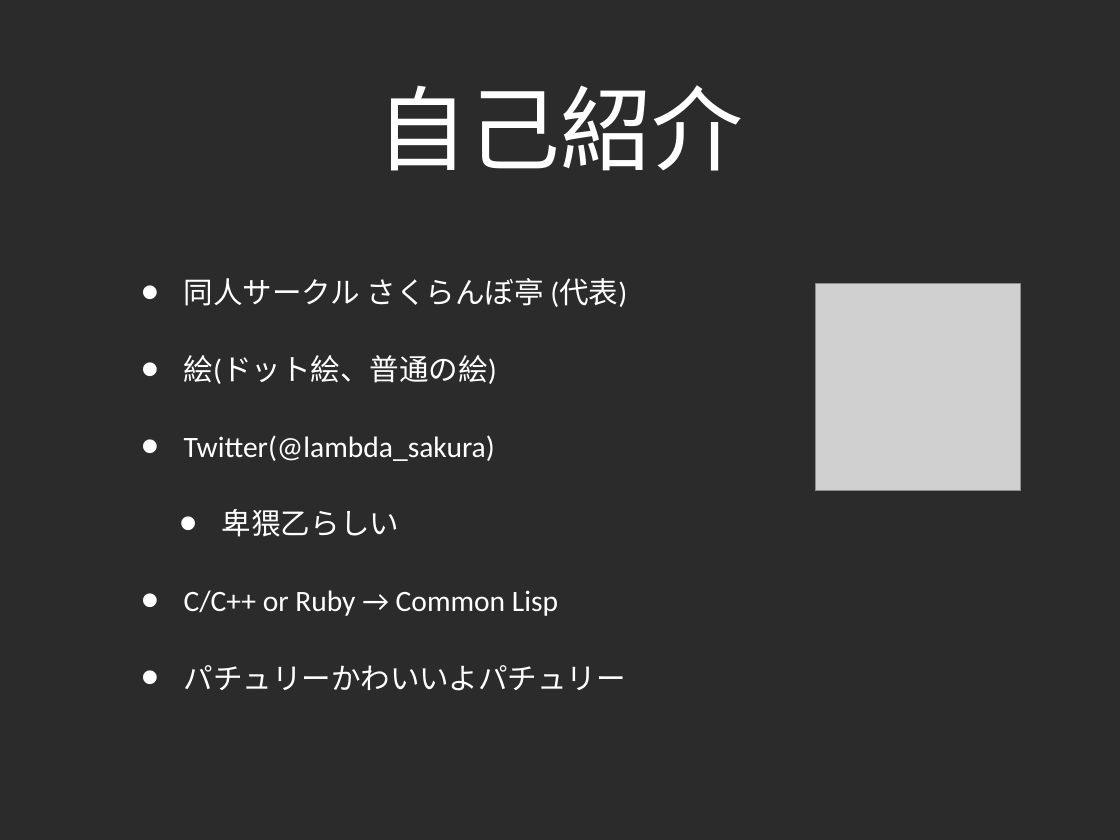
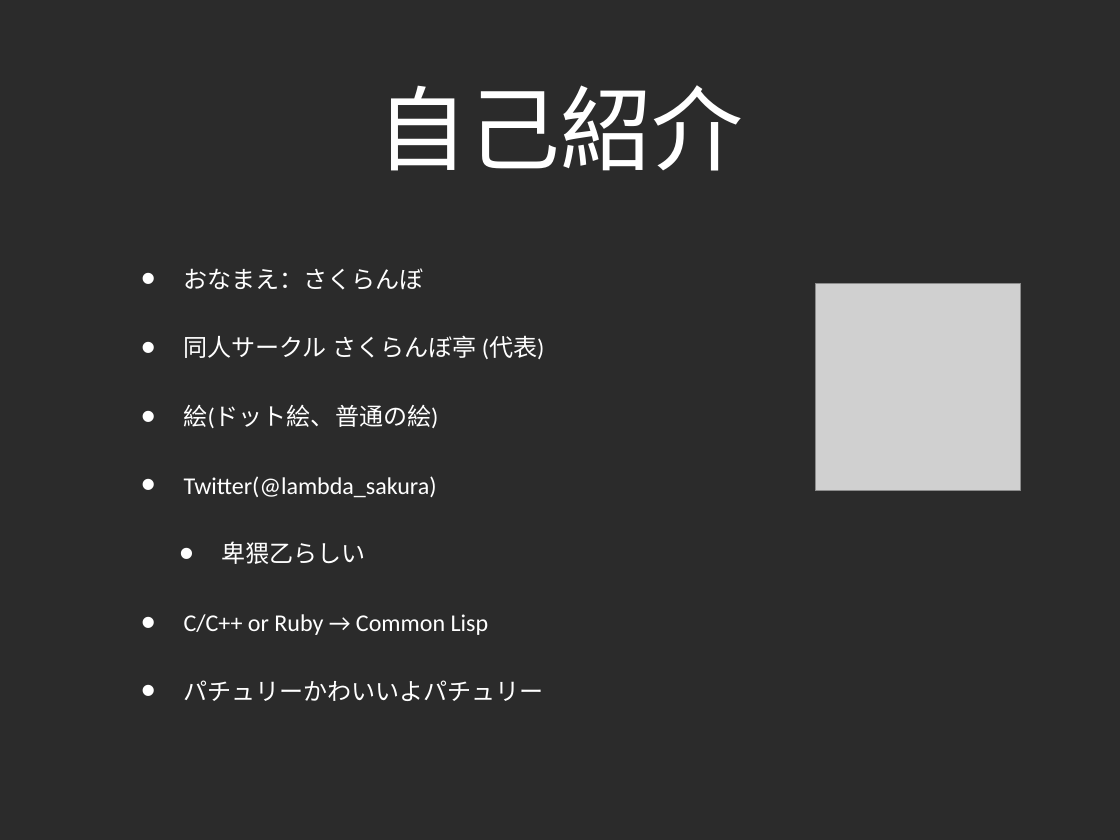
Before and after one commit to lambdasakura/doc, a slide deck: slide 3 of zengeren/fast_game_development_2010:02:12.ppt. Drawn at 1120x840 pixels with LibreOffice and Linux fonts; fonts in the diff are those of the drawing; grey boxes stand for pictures; background and template pictures are left out; a plain dark background stands for a picture behind light text. Boxes give left, top, right and bottom in pixels: in the first picture for what was removed or moved away, otherwise in the second. Text is boxed around its words. In the diff, an @@ line names an element or a change of style, - is before the commit and + after.

```diff
--- a/zengeren/fast_game_development_2010:02:12.ppt
+++ b/zengeren/fast_game_development_2010:02:12.ppt
@@ text at [184, 268, 424, 290]: paragraph added @@
+• おなまえ：さくらんぼ
@@ text at [184, 335, 545, 701]: size 27 to 22 pt; less space between paragraphs @@
```
Also in this commit, not shown: 11 other slides changed, 8 slides added, 3 slides removed.
